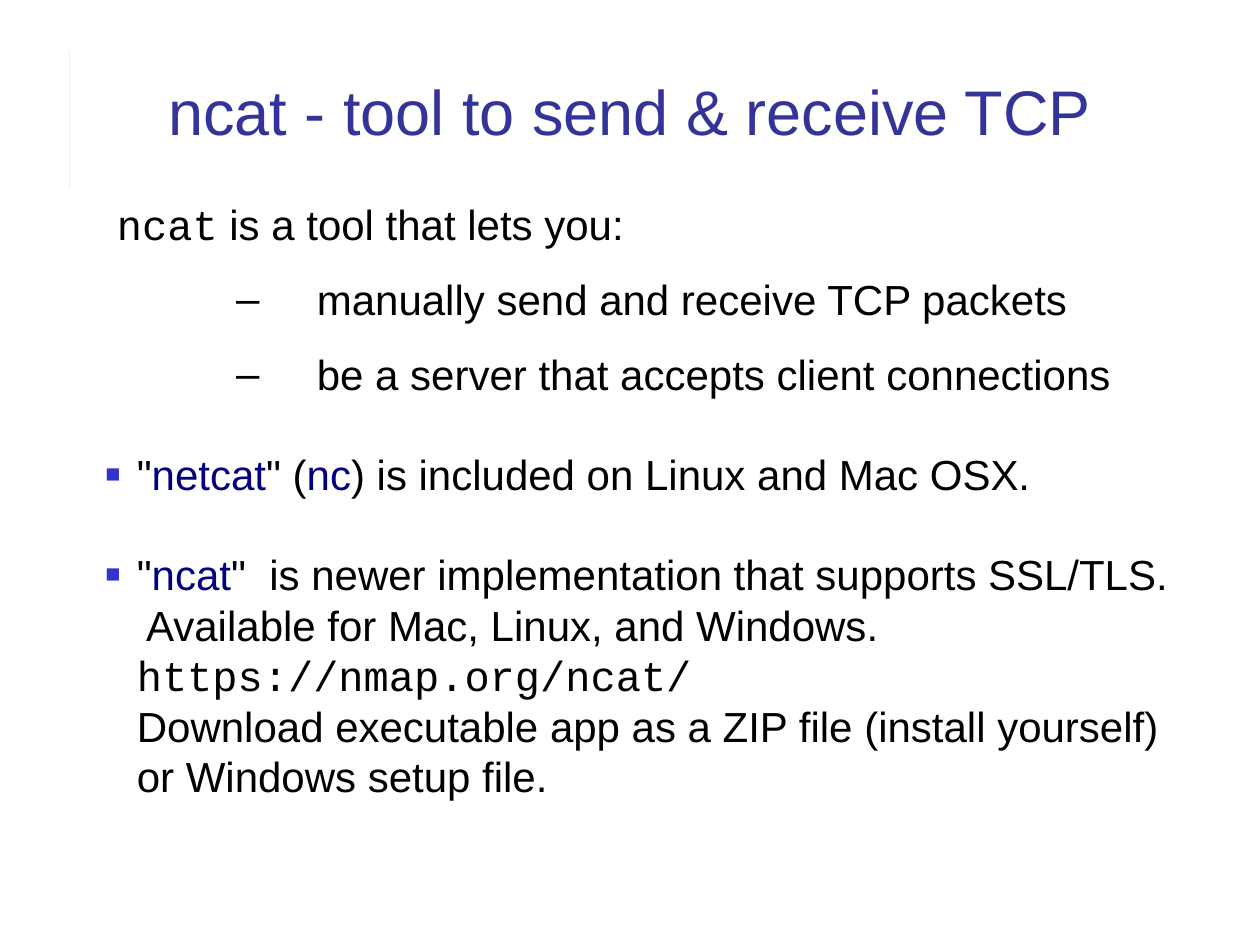
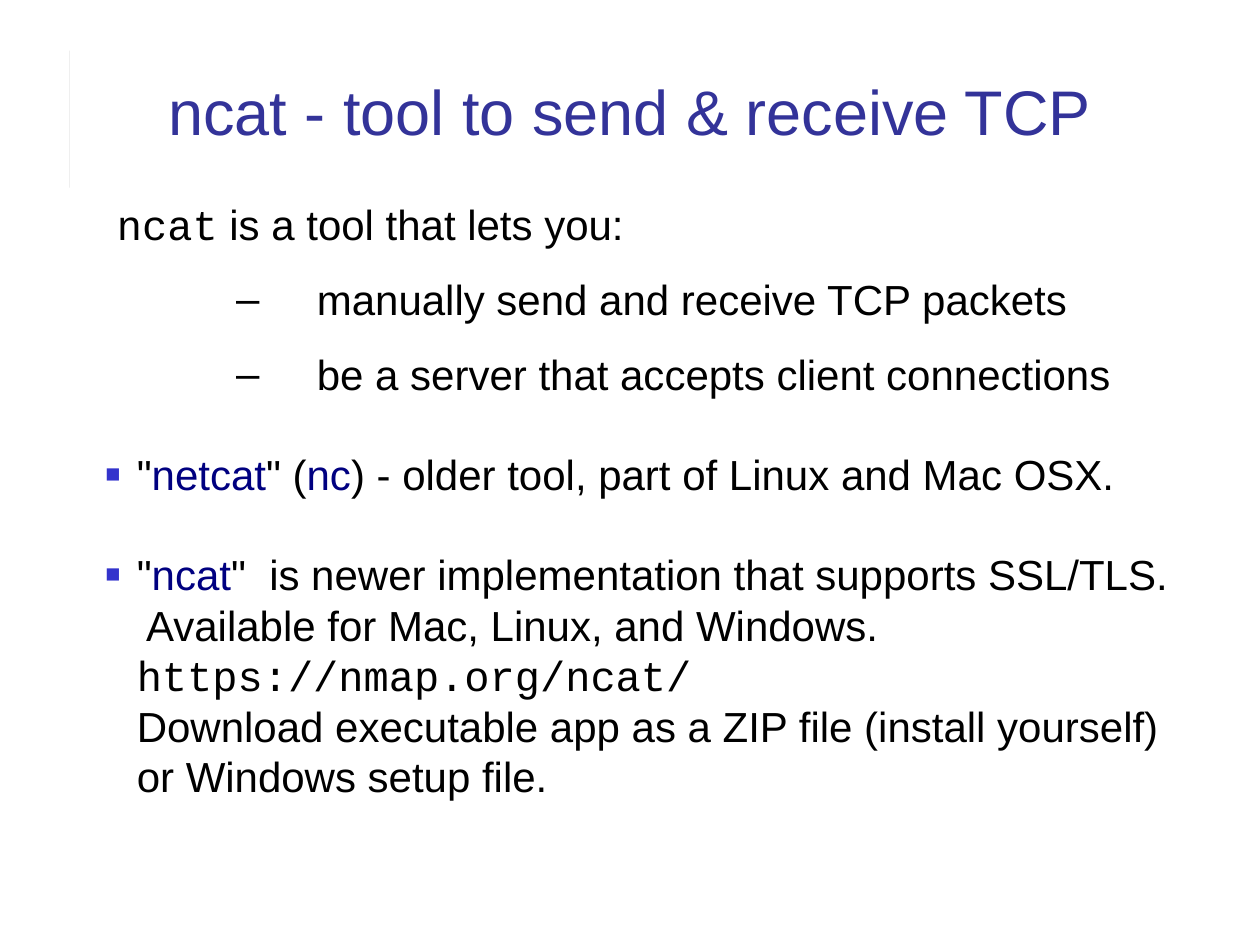
Before and after one commit to cpske/ISP, a slide deck: slide 3 of web/HTTP-in-Action.pptx. Drawn at 1260x945 pixels with LibreOffice and Linux fonts; fonts in the diff are those of the drawing. Boxes give left, top, right and bottom in pixels: in the first picture for what was removed or moved away, otherwise in the second. Text is boxed around its words. In the diff, an @@ line names an element or a change of style, - is before the commit and + after.

```diff
--- a/web/HTTP-in-Action.pptx
+++ b/web/HTTP-in-Action.pptx
@@ text at <box>137,459,1114,499</box>: text changed @@
-■ "netcat" (nc) is included on Linux and Mac OSX.
+■ "netcat" (nc) - older tool, part of Linux and Mac OSX.
```
Also in this commit, not shown: 12 other slides changed, 2 slides added, 1 other file.
